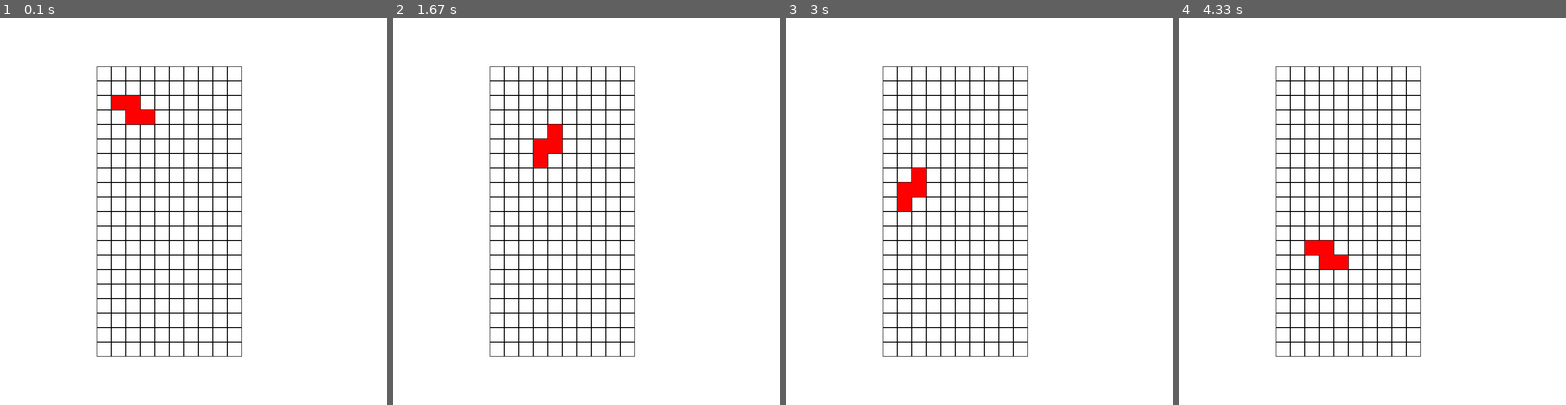
Above: before the commit, frames 1-4 (left to right).
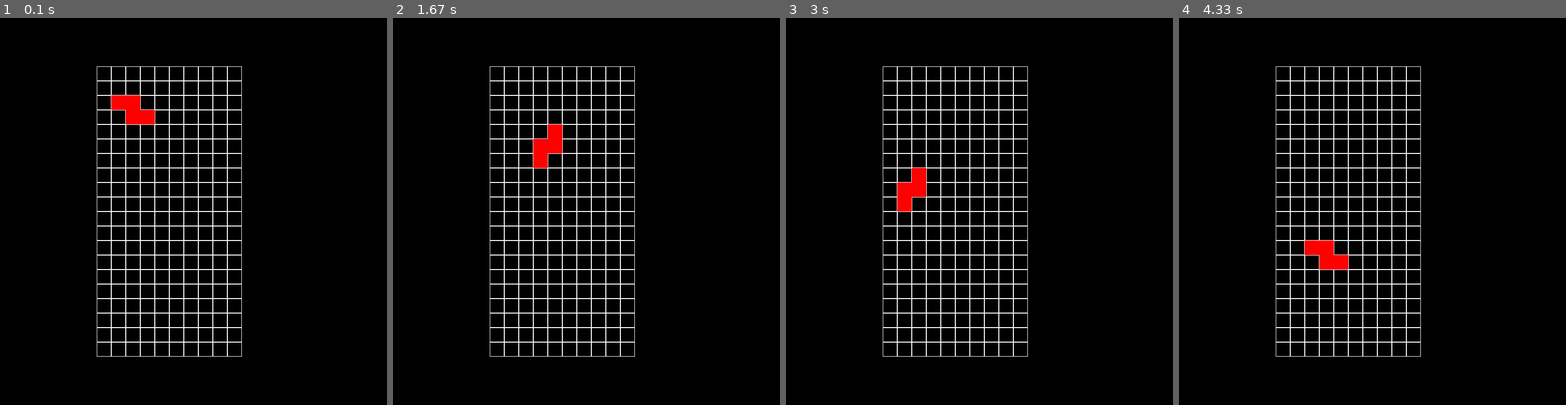
Above: after the commit, the same moments.

Repository: VladimirMashoshin/pygame
Game: pygame game, started from main.py
Two runs of this game, one before a commit and one after it. Both use one fixed random seed, a clock stepped at 60 frames per second and the inputs below.
Inputs:
- Up to frame 1 (0.1 s): no input
- Up to frame 2 (1.67 s): hold Right 0.33-0.8 s; hold Up 0.83-1.13 s; hold Right 1.17-1.63 s
- Up to frame 3 (3 s): hold Left 1.67-2.2 s; hold Down 2.23-2.53 s; hold Left 2.57-2.97 s
- Up to frame 4 (4.33 s): hold Up 3-3.37 s; hold Right 3.4-4.03 s; hold Down from 4.07 s (still down)

The runs differ from the first frame. In frame 1, 99% of the frame differs, in the area x 0-100%, y 0-100%; in frame 2, 99%; in frame 3, 99%; in frame 4, 99%.

Commit message:
simple modification

Diff:
--- a/Piece.py
+++ b/Piece.py
@@ -7,7 +7,6 @@
         self.size = len(self.shape[self.rotate_state])
 
     def get_shape(self):
-        print(self.rotate_state)
         return self.shape[self.rotate_state]
 
     def rotate(self):
--- a/Tetris.py
+++ b/Tetris.py
@@ -11,13 +11,15 @@
         height = 20
         super().__init__(width, height, left=200, top=100, cell_size=30)
         self.count = 0
+        self.spic_colors_act = ['red', 'blue', 'green', 'yellow']
+        self.spic_colors_block = ['darkred', 'darkblue', 'darkgreen', 'darkyellow']
         self.fps = fps
         self.difficulty = 30
-        self.border_color = pygame.Color('black')
+        self.border_color = pygame.Color('white')
         self.ACTIVE_PIECE = 1
         self.BLOCK = 11
-        self.ACTIVE_PIECE_COLOR = pygame.Color('red')
-        self.BLOCK_COLOR = pygame.Color('darkred')
+        self.ACTIVE_PIECE_COLOR = pygame.Color(random.choice(self.spic_colors_act))
+        self.BLOCK_COLOR = pygame.Color(random.choice(self.spic_colors_block))
         self.create_active_piece()
         self.render_active_piece()
 
--- a/main.py
+++ b/main.py
@@ -18,7 +18,7 @@
             if event.type == pygame.KEYDOWN:
                 game.on_key_pressed(event.key)
 
-        screen.fill(pygame.Color('white'))
+        screen.fill(pygame.Color('black'))
         game.render(screen)
         game.update()
         pygame.display.flip()
